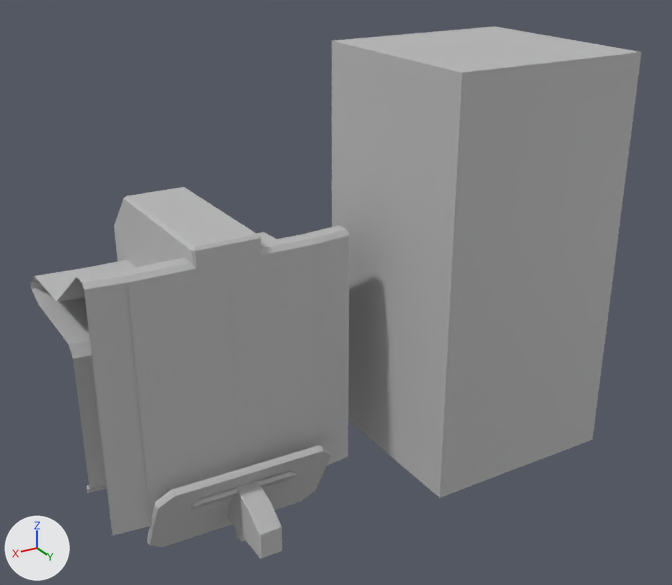
One commit to the FBX model Maya Project Files/Env/Exports/Console/ConsoleDesk_03_SM_Low.fbx: the scene before it, then after it.
Rendered twice from a 50 mm lens placed at (1.52, 3.42, 2.65), pointed at (-0.66, -0.22, 0.83). The axes (+X, +Y, +Z) are drawn at lower left. The lights are the same throughout. Where no turn or scale is listed for an object, it has been applied to the vertices.

In view in the first picture: 'BreakupSection', 'KeyHousing', 'consoleMain', 'consoleSmall', 'pCube1', 'tabletMain', 'tabletSmallMain'.
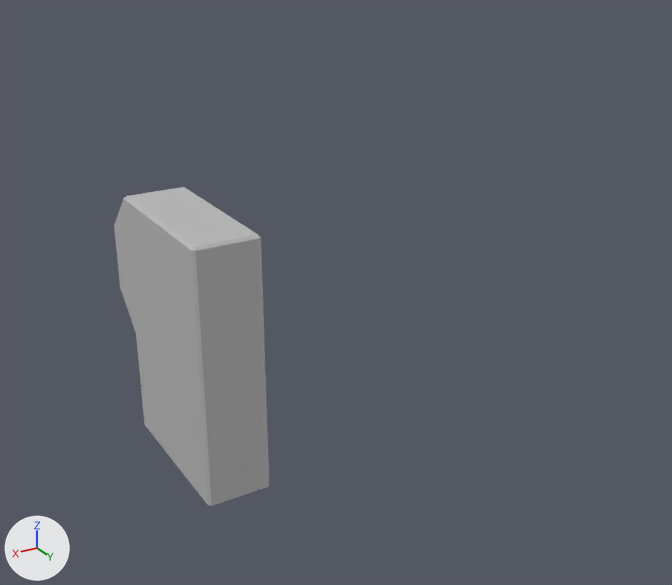
Location of each change, (x1, y1, x2, y2) in pixels of the pictures (672 x 585 px):
'pCube1', deleted: before (332, 26, 641, 498)
'consoleMain', deleted: before (31, 225, 349, 536)
'tabletMain', deleted: before (147, 445, 331, 547)
'consoleSmall', deleted: before (72, 233, 321, 526)
'KeyHousing', deleted: before (227, 481, 282, 559)
'tabletSmallMain', deleted: before (191, 472, 296, 525)
'BreakupSection', unchanged, uncovered by the edit: before (114, 187, 261, 460); after (114, 187, 269, 506)

The change, as a diff of the scene's bpy script:
```diff
--- a/Maya Project Files/Env/Exports/Console/ConsoleDesk_03_SM_Low.fbx.py
+++ b/Maya Project Files/Env/Exports/Console/ConsoleDesk_03_SM_Low.fbx.py
@@ ob_pcube1 @@
-ob_pcube1 = bpy.data.objects.new('pCube1', me_mesh_010)
-ob_pcube1.location = (-1.308, 0.0, 0.0)
@@ ob_consolemain @@
-ob_consolemain = bpy.data.objects.new('consoleMain', me_mesh)
-ob_consolemain.location = (0.0, -0.537, -0.001)
@@ ob_tabletsmallmain @@
-ob_tabletsmallmain = bpy.data.objects.new('tabletSmallMain', me_mesh_007)
-ob_tabletsmallmain.location = (0.0, 0.0, 0.0)
@@ ob_tabletmain @@
-ob_tabletmain = bpy.data.objects.new('tabletMain', me_mesh_009)
-ob_tabletmain.location = (-0.003, 0.0, 0.0)
@@ ob_keyhousing @@
-ob_keyhousing = bpy.data.objects.new('KeyHousing', me_mesh_003)
-ob_keyhousing.location = (-0.341, 0.072, -0.967)
@@ ob_consolesmall @@
-ob_consolesmall = bpy.data.objects.new('consoleSmall', me_mesh_001)
-ob_consolesmall.location = (0.0, -0.512, 0.0)
```
